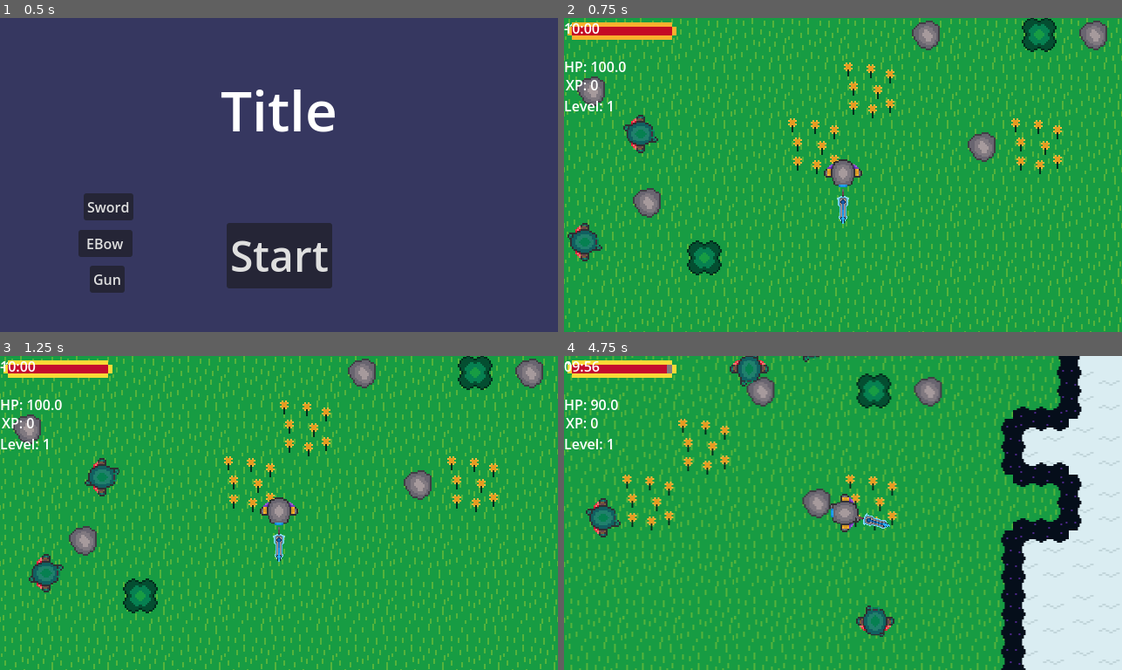
Above: before the commit, frames 1-4 (two rows, left to right).
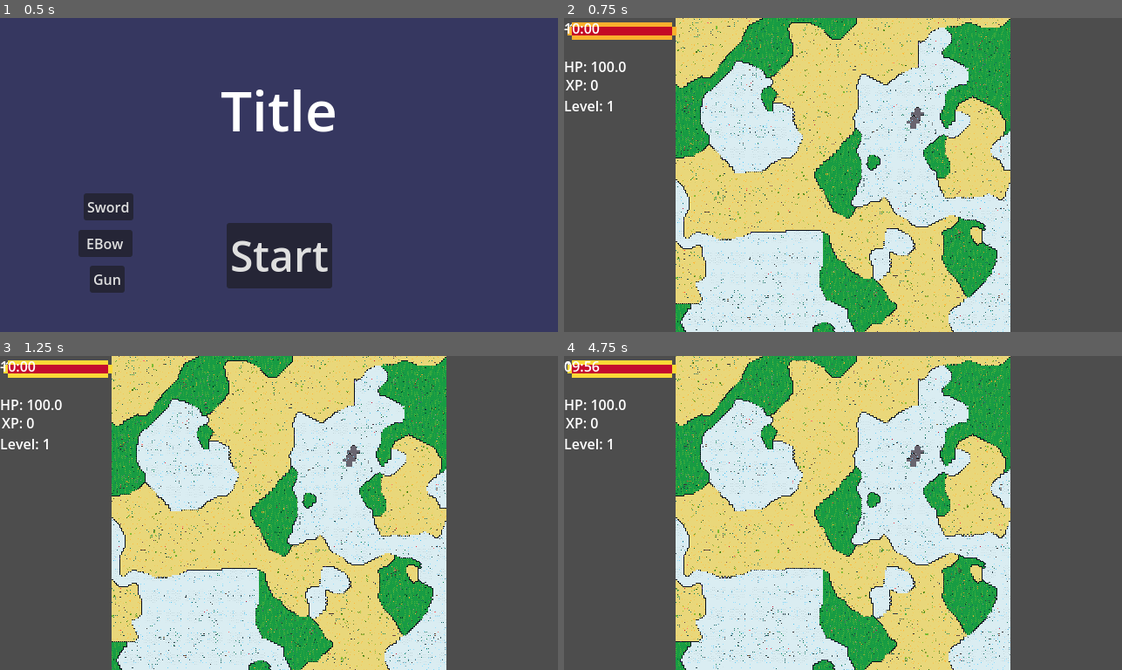
Above: after the commit, the same moments.

Repository: coder1015/real-roguelite
Game: Godot game, scene res://Scenes/main_menu.tscn
The game is run twice, just before and just after one commit, with the same random seed, the same clock (stepped at 60 frames per second) and the same inputs.
Inputs (mouse positions are in pixels of both pictures, inside the frame that each line leads up to):
- Up to frame 1 (0.5 s): no input
- Up to frame 2 (0.75 s): click "Start" at 0.5 s
- Up to frame 3 (1.25 s): no input
- Up to frame 4 (4.75 s): move the mouse to (965, 497) at 1.27 s; hold D (move_right) 1.28-2.03 s; tap 1 (ability_1) at 1.35, 4.35 s; click (965, 497) at 1.42 s; move the mouse to (731, 528) at 2.02 s; hold S (move_down) 2.03-2.78 s; tap 2 (ability_2) at 2.1 s; move the mouse to (898, 443) at 2.77 s; hold D (move_right) 2.78-3.53 s; tap 3 (ability_3) at 2.85 s; move the mouse to (815, 575) at 3.52 s; hold W (move_up) 3.53-4.28 s; click (815, 575) at 3.6 s; move the mouse to (1010, 560) at 4.27 s; hold A (move_left) from 4.28 s (still down)

Frame 1 is identical in both runs. In frame 2, 91% of the frame differs, in the area x 0-100%, y 0-100%; in frame 3, 91%; in frame 4, 92%.

Commit message:
ppoiuyhou9gp9u

Diff:
--- a/real-roguelike-godot-name/Scenes/player.tscn
+++ b/real-roguelike-godot-name/Scenes/player.tscn
@@ -92,6 +92,7 @@
 animation = &"walk"
 
 [node name="Camera2D" type="Camera2D" parent="." unique_id=1955031908]
+zoom = Vector2(0.03, 0.03)
 
 [node name="Hurtbox" type="Area2D" parent="." unique_id=1548996588]
 collision_layer = 2
--- a/real-roguelike-godot-name/Scenes/world.tscn
+++ b/real-roguelike-godot-name/Scenes/world.tscn
@@ -75,78 +75,222 @@
 [sub_resource type="TileSetAtlasSource" id="TileSetAtlasSource_5ukr8"]
 texture = ExtResource("2_5a7ea")
 texture_region_size = Vector2i(32, 32)
-2:0/0 = 0
-2:0/0/physics_layer_0/polygon_0/points = PackedVector2Array(-3.8683243, 16, 3.8683243, 16, 3.9256325, 7.879921, 7.937229, 7.937229, 7.9945374, 3.9256344, 16, 3.8683243, 16, -3.9256334, 8.109158, -3.9829416, 8.166466, 0.085962296, 4.0402527, -0.028654099, 4.097561, 4.040251, -0.028652191, 3.9829426, 0.0859642, 7.937229, -3.9829407, 7.937229)
-3:0/0 = 0
-3:0/0/physics_layer_0/polygon_0/points = PackedVector2Array(-16, -0.028654099, -8.051846, -0.085962296, -8.051846, -4.040251, 3.9829445, -4.040251, 3.9829445, -8.0518465, 16, -8.0518465, 16, -16, 4.0402527, -16, 4.097561, -12.006134, -7.937229, -11.948826, -7.9945374, -7.879921, -16, -8.051846)
-4:0/0 = 0
-4:0/0/physics_layer_0/polygon_0/points = PackedVector2Array(16, -0.028654099, 8.051846, -0.085962296, 8.051846, -4.040251, -3.9829445, -4.040251, -3.9829445, -8.0518465, -16, -8.0518465, -16, -16, -4.0402527, -16, -4.097561, -12.006134, 7.937229, -11.948826, 7.9945374, -7.879921, 16, -8.051846)
 5:0/0 = 0
-5:0/0/physics_layer_0/polygon_0/points = PackedVector2Array(3.8683243, 16, -3.8683243, 16, -3.9256325, 7.879921, -7.937229, 7.937229, -7.9945374, 3.9256344, -16, 3.8683243, -16, -3.9256334, -8.109158, -3.9829416, -8.166466, 0.085962296, -4.0402527, -0.028654099, -4.097561, 4.040251, 0.028652191, 3.9829426, -0.0859642, 7.937229, 3.9829407, 7.937229)
-2:1/0 = 0
-2:1/0/physics_layer_0/polygon_0/points = PackedVector2Array(-16, 16, -8.051846, 16, -7.9945374, 3.9829426, -4.040249, 3.9256344, -4.097557, -8.109156, -0.14326859, -8.0518465, -0.08596039, -16, -8.051846, -16, -7.937229, -7.9945383, -12.063442, -8.0518465, -11.948826, 3.9256344, -16, 3.8683243)
-3:1/0 = 0
+5:0/0/physics_layer_0/polygon_0/points = PackedVector2Array(-0.028652191, 16, 16, 16, 16, 8.080502, -0.028652191, 7.908577)
+6:0/0 = 0
+6:0/0/physics_layer_0/polygon_0/points = PackedVector2Array(-16, 16, 0.0859642, 16, -0.028652191, 8.023193, 16, 7.965885, 16, -8.0805, 0.028656006, -7.9658833, -0.028652191, 0, -16, 0.057310104)
+7:0/0 = 0
+7:0/0/physics_layer_0/polygon_0/points = PackedVector2Array(-16, 7.965885, -8.051846, 7.851267, -7.9945374, -0.17192459, 16, -0.057308197, 16, -16, -8.109154, -16, -7.937229, -8.0805, -16, -8.023191)
+8:0/0 = 0
+8:0/0/physics_layer_0/polygon_0/points = PackedVector2Array(16, 7.965885, 8.051846, 7.851267, 7.9945374, -0.17192459, -16, -0.057308197, -16, -16, 8.109154, -16, 7.937229, -8.0805, 16, -8.023191)
+9:0/0 = 0
+9:0/0/physics_layer_0/polygon_0/points = PackedVector2Array(16, 16, -0.0859642, 16, 0.028652191, 8.023193, -16, 7.965885, -16, -8.0805, -0.028656006, -7.9658833, 0.028652191, 0, 16, 0.057310104)
+10:0/0 = 0
+10:0/0/physics_layer_0/polygon_0/points = PackedVector2Array(0.028652191, 16, -16, 16, -16, 8.080502, 0.028652191, 7.908577)
 4:1/0 = 0
+4:1/0/physics_layer_0/polygon_0/points = PackedVector2Array(7.937229, 16, 16, 16, 16, -0.057308197, 7.9945374, -0.057308197)
 5:1/0 = 0
-5:1/0/physics_layer_0/polygon_0/points = PackedVector2Array(16, 16, 8.051846, 16, 7.9945374, 3.9829426, 4.040249, 3.9256344, 4.097557, -8.109156, 0.14326859, -8.0518465, 0.08596039, -16, 8.051846, -16, 7.937229, -7.9945383, 12.063442, -8.0518465, 11.948826, 3.9256344, 16, 3.8683243)
-2:2/0 = 0
-2:2/0/physics_layer_0/polygon_0/points = PackedVector2Array(-16, -16, -16, 16, -7.937229, 16, -7.937229, -16)
-3:2/0 = 0
+5:1/0/physics_layer_0/polygon_0/points = PackedVector2Array(-16, 16, -8.051846, 16, -8.166462, -0.057308197, -0.08596039, 0, -0.028652191, -8.0805, 16, -8.023191, 16, -16, -7.9945374, -16, -7.937229, -8.0805, -16, -8.023191)
+6:1/0 = 0
+7:1/0 = 0
+8:1/0 = 0
+9:1/0 = 0
+10:1/0 = 0
+10:1/0/physics_layer_0/polygon_0/points = PackedVector2Array(16, 16, 8.051846, 16, 8.166462, -0.057308197, 0.08596039, 0, 0.028652191, -8.0805, -16, -8.023191, -16, -16, 7.9945374, -16, 7.937229, -8.0805, 16, -8.023191)
+11:1/0 = 0
+11:1/0/physics_layer_0/polygon_0/points = PackedVector2Array(-7.937229, 16, -16, 16, -16, -0.057308197, -7.9945374, -0.057308197)
 4:2/0 = 0
+4:2/0/physics_layer_0/polygon_0/points = PackedVector2Array(-7.937229, 16, 7.937229, 16, 7.879921, 0, 16, -0.057308197, 16, -16, -0.028652191, -16, -0.028652191, -0.057308197, -8.051846, 0)
 5:2/0 = 0
-5:2/0/physics_layer_0/polygon_0/points = PackedVector2Array(16, 16, 16, -16, 7.937229, -16, 7.937229, 16)
-0:3/0 = 0
-0:3/0/physics_layer_0/polygon_0/points = PackedVector2Array(16, -16, -16, -16, -16, -7.937229, 16, -7.937229)
-1:3/0 = 0
-1:3/0/physics_layer_0/polygon_0/points = PackedVector2Array(16, -16, -16, -16, -16, -7.937229, 16, -7.937229)
-2:3/0 = 0
-2:3/0/physics_layer_0/polygon_0/points = PackedVector2Array(-8.051847, -16, -8.038767, -7.9740677, -16, -7.9740677, -16, -16)
-3:3/0 = 0
+6:2/0 = 0
+7:2/0 = 0
+8:2/0 = 0
+9:2/0 = 0
+10:2/0 = 0
+11:2/0 = 0
+11:2/0/physics_layer_0/polygon_0/points = PackedVector2Array(7.937229, 16, -7.937229, 16, -7.879921, 0, -16, -0.057308197, -16, -16, 0.028652191, -16, 0.028652191, -0.057308197, 8.051846, 0)
 4:3/0 = 0
+4:3/0/physics_layer_0/polygon_0/points = PackedVector2Array(-16, 16, 0.0859642, 16, -0.028652191, -8.137809, 7.937229, -8.0805, 7.9945374, -16, -8.051846, -16, -7.9945374, -8.023191, -16, -8.0805)
 5:3/0 = 0
-5:3/0/physics_layer_0/polygon_0/points = PackedVector2Array(16, -8.051847, 7.9740677, -8.038767, 7.9740677, -16, 16, -16)
 6:3/0 = 0
-6:3/0/physics_layer_0/polygon_0/points = PackedVector2Array(16, -16, -16, -16, -16, -7.937229, 16, -7.937229)
 7:3/0 = 0
-7:3/0/physics_layer_0/polygon_0/points = PackedVector2Array(16, -16, -16, -16, -16, -7.937229, 16, -7.937229)
-0:4/0 = 0
-0:4/0/physics_layer_0/polygon_0/points = PackedVector2Array(-16, 16, 16, 16, 16, 7.937229, -16, 7.937229)
-1:4/0 = 0
-1:4/0/physics_layer_0/polygon_0/points = PackedVector2Array(-16, 16, 16, 16, 16, 7.937229, -16, 7.937229)
-2:4/0 = 0
-2:4/0/physics_layer_0/polygon_0/points = PackedVector2Array(-16, 8.051847, -7.9740677, 8.038767, -7.9740677, 16, -16, 16)
-3:4/0 = 0
+8:3/0 = 0
+9:3/0 = 0
+10:3/0 = 0
+11:3/0 = 0
+11:3/0/physics_layer_0/polygon_0/points = PackedVector2Array(16, 16, -0.0859642, 16, 0.028652191, -8.137809, -7.937229, -8.0805, -7.9945374, -16, 8.051846, -16, 7.9945374, -8.023191, 16, -8.0805)
 4:4/0 = 0
+4:4/0/physics_layer_0/polygon_0/points = PackedVector2Array(-16, -16, -16, 16, 0.057310104, 16, 0.057310104, -16)
 5:4/0 = 0
-5:4/0/physics_layer_0/polygon_0/points = PackedVector2Array(8.051847, 16, 8.038767, 7.9740677, 16, 7.9740677, 16, 16)
 6:4/0 = 0
-6:4/0/physics_layer_0/polygon_0/points = PackedVector2Array(-16, 16, 16, 16, 16, 7.937229, -16, 7.937229)
 7:4/0 = 0
-7:4/0/physics_layer_0/polygon_0/points = PackedVector2Array(-16, 16, 16, 16, 16, 7.937229, -16, 7.937229)
-2:5/0 = 0
-2:5/0/physics_layer_0/polygon_0/points = PackedVector2Array(-16, -16, -16, 16, -7.937229, 16, -7.937229, -16)
-3:5/0 = 0
+8:4/0 = 0
+9:4/0 = 0
+10:4/0 = 0
+11:4/0 = 0
+11:4/0/physics_layer_0/polygon_0/points = PackedVector2Array(16, 16, 16, -16, -0.057310104, -16, -0.057310104, 16)
 4:5/0 = 0
+4:5/0/physics_layer_0/polygon_0/points = PackedVector2Array(-16, -16, -16, 16, 0.057310104, 16, 0.057310104, -16)
 5:5/0 = 0
-5:5/0/physics_layer_0/polygon_0/points = PackedVector2Array(16, 16, 16, -16, 7.937229, -16, 7.937229, 16)
+6:5/0 = 0
+7:5/0 = 0
+8:5/0 = 0
+9:5/0 = 0
+10:5/0 = 0
+11:5/0 = 0
+11:5/0/physics_layer_0/polygon_0/points = PackedVector2Array(16, 16, 16, -16, -0.057310104, -16, -0.057310104, 16)
+0:6/0 = 0
+0:6/0/physics_layer_0/polygon_0/points = PackedVector2Array(16, -16, -16, -16, -16, 0.057310104, 16, 0.057310104)
+1:6/0 = 0
+1:6/0/physics_layer_0/polygon_0/points = PackedVector2Array(16, -16, -16, -16, -16, 0.057310104, 16, 0.057310104)
 2:6/0 = 0
-2:6/0/physics_layer_0/polygon_0/points = PackedVector2Array(-16, -16, -16, 16, -7.937229, 16, -7.937229, -16)
+2:6/0/physics_layer_0/polygon_0/points = PackedVector2Array(16, -16, -16, -16, -16, 0.057310104, 16, 0.057310104)
 3:6/0 = 0
+3:6/0/physics_layer_0/polygon_0/points = PackedVector2Array(16, -16, -16, -16, -16, 0.057310104, 16, 0.057310104)
 4:6/0 = 0
+4:6/0/physics_layer_0/polygon_0/points = PackedVector2Array(-16, -16, -16, 0.028656006, 0, -0.028652191, 0.057308197, -16)
 5:6/0 = 0
-5:6/0/physics_layer_0/polygon_0/points = PackedVector2Array(16, 16, 16, -16, 7.937229, -16, 7.937229, 16)
+6:6/0 = 0
+7:6/0 = 0
+8:6/0 = 0
+9:6/0 = 0
+10:6/0 = 0
+11:6/0 = 0
+11:6/0/physics_layer_0/polygon_0/points = PackedVector2Array(16, -16, -0.028656006, -16, 0.028652191, 0, 16, 0.057308197)
+12:6/0 = 0
+12:6/0/physics_layer_0/polygon_0/points = PackedVector2Array(16, -16, -16, -16, -16, 0.057310104, 16, 0.057310104)
+13:6/0 = 0
+13:6/0/physics_layer_0/polygon_0/points = PackedVector2Array(16, -16, -16, -16, -16, 0.057310104, 16, 0.057310104)
+14:6/0 = 0
+14:6/0/physics_layer_0/polygon_0/points = PackedVector2Array(16, -16, -16, -16, -16, 0.057310104, 16, 0.057310104)
+15:6/0 = 0
+15:6/0/physics_layer_0/polygon_0/points = PackedVector2Array(16, -16, -16, -16, -16, 0.057310104, 16, 0.057310104)
+0:7/0 = 0
+1:7/0 = 0
 2:7/0 = 0
-2:7/0/physics_layer_0/polygon_0/points = PackedVector2Array(-16, -16, -7.9945374, -16, -7.9945374, 9.026091, 16, 9.026091, 16, 16, -16, 16)
 3:7/0 = 0
 4:7/0 = 0
 5:7/0 = 0
-5:7/0/physics_layer_0/polygon_0/points = PackedVector2Array(-16, 16, -16, 7.9945374, 8.273502, 8.093643, 8.273502, -16, 16, -16, 16, 16)
+6:7/0 = 0
+7:7/0 = 0
+8:7/0 = 0
+9:7/0 = 0
+10:7/0 = 0
+11:7/0 = 0
+12:7/0 = 0
+13:7/0 = 0
+14:7/0 = 0
+15:7/0 = 0
+0:8/0 = 0
+1:8/0 = 0
+2:8/0 = 0
+3:8/0 = 0
+4:8/0 = 0
+5:8/0 = 0
+6:8/0 = 0
+7:8/0 = 0
+8:8/0 = 0
+9:8/0 = 0
+10:8/0 = 0
+11:8/0 = 0
+12:8/0 = 0
+13:8/0 = 0
+14:8/0 = 0
+15:8/0 = 0
+0:9/0 = 0
+0:9/0/physics_layer_0/polygon_0/points = PackedVector2Array(-16, 16, 16, 16, 16, -0.057310104, -16, -0.057310104)
+1:9/0 = 0
+1:9/0/physics_layer_0/polygon_0/points = PackedVector2Array(-16, 16, 16, 16, 16, -0.057310104, -16, -0.057310104)
+2:9/0 = 0
+2:9/0/physics_layer_0/polygon_0/points = PackedVector2Array(-16, 16, 16, 16, 16, -0.057310104, -16, -0.057310104)
+3:9/0 = 0
+3:9/0/physics_layer_0/polygon_0/points = PackedVector2Array(-16, 16, 16, 16, 16, -0.057310104, -16, -0.057310104)
+4:9/0 = 0
+4:9/0/physics_layer_0/polygon_0/points = PackedVector2Array(-16, 16, 0.028656006, 16, -0.028652191, 0, -16, -0.057308197)
+5:9/0 = 0
+6:9/0 = 0
+7:9/0 = 0
+8:9/0 = 0
+9:9/0 = 0
+10:9/0 = 0
+11:9/0 = 0
+11:9/0/physics_layer_0/polygon_0/points = PackedVector2Array(16, 16, 16, -0.028656006, 0, 0.028652191, -0.057308197, 16)
+12:9/0 = 0
+12:9/0/physics_layer_0/polygon_0/points = PackedVector2Array(-16, 16, 16, 16, 16, -0.057310104, -16, -0.057310104)
+13:9/0 = 0
+13:9/0/physics_layer_0/polygon_0/points = PackedVector2Array(-16, 16, 16, 16, 16, -0.057310104, -16, -0.057310104)
+14:9/0 = 0
+14:9/0/physics_layer_0/polygon_0/points = PackedVector2Array(-16, 16, 16, 16, 16, -0.057310104, -16, -0.057310104)
+15:9/0 = 0
+15:9/0/physics_layer_0/polygon_0/points = PackedVector2Array(-16, 16, 16, 16, 16, -0.057310104, -16, -0.057310104)
+4:10/0 = 0
+4:10/0/physics_layer_0/polygon_0/points = PackedVector2Array(-16, -16, -16, 16, 0.057310104, 16, 0.057310104, -16)
+5:10/0 = 0
+6:10/0 = 0
+7:10/0 = 0
+8:10/0 = 0
+9:10/0 = 0
+10:10/0 = 0
+11:10/0 = 0
+11:10/0/physics_layer_0/polygon_0/points = PackedVector2Array(16, 16, 16, -16, -0.057310104, -16, -0.057310104, 16)
+4:11/0 = 0
+4:11/0/physics_layer_0/polygon_0/points = PackedVector2Array(-16, -16, -16, 16, 0.057310104, 16, 0.057310104, -16)
+5:11/0 = 0
+6:11/0 = 0
+7:11/0 = 0
+8:11/0 = 0
+9:11/0 = 0
+10:11/0 = 0
+11:11/0 = 0
+11:11/0/physics_layer_0/polygon_0/points = PackedVector2Array(16, 16, 16, -16, -0.057310104, -16, -0.057310104, 16)
+4:12/0 = 0
+4:12/0/physics_layer_0/polygon_0/points = PackedVector2Array(-16, -16, -16, 16, 0.057310104, 16, 0.057310104, -16)
+5:12/0 = 0
+6:12/0 = 0
+7:12/0 = 0
+8:12/0 = 0
+9:12/0 = 0
+10:12/0 = 0
+11:12/0 = 0
+11:12/0/physics_layer_0/polygon_0/points = PackedVector2Array(16, 16, 16, -16, -0.057310104, -16, -0.057310104, 16)
+4:13/0 = 0
+4:13/0/physics_layer_0/polygon_0/points = PackedVector2Array(-16, -16, -16, 16, 0.057310104, 16, 0.057310104, -16)
+5:13/0 = 0
+6:13/0 = 0
+7:13/0 = 0
+8:13/0 = 0
+9:13/0 = 0
+10:13/0 = 0
+11:13/0 = 0
+11:13/0/physics_layer_0/polygon_0/points = PackedVector2Array(16, 16, 16, -16, -0.057310104, -16, -0.057310104, 16)
+4:14/0 = 0
+4:14/0/physics_layer_0/polygon_0/points = PackedVector2Array(-16, -16, -16, 16, 0.057310104, 16, 0.057310104, -16)
+5:14/0 = 0
+6:14/0 = 0
+7:14/0 = 0
+8:14/0 = 0
+9:14/0 = 0
+10:14/0 = 0
+11:14/0 = 0
+11:14/0/physics_layer_0/polygon_0/points = PackedVector2Array(16, 16, 16, -16, -0.057310104, -16, -0.057310104, 16)
+4:15/0 = 0
+4:15/0/physics_layer_0/polygon_0/points = PackedVector2Array(-16, -16, -16, 16, 16, 16, 16, 1.9484901, 0.0859642, 2.0057983, 0.028656006, -16)
+5:15/0 = 0
+5:15/0/physics_layer_0/polygon_0/points = PackedVector2Array(-16, 16, 16, 16, 16, -0.057310104, -16, -0.057310104)
+6:15/0 = 0
+7:15/0 = 0
+8:15/0 = 0
+9:15/0 = 0
+10:15/0 = 0
+10:15/0/physics_layer_0/polygon_0/points = PackedVector2Array(-16, 16, 16, 16, 16, -0.057310104, -16, -0.057310104)
+11:15/0 = 0
+11:15/0/physics_layer_0/polygon_0/points = PackedVector2Array(16, -16, 16, 16, -16, 16, -16, 0.1146183, 0.1432724, 0.057310104, -0.028656006, -16)
 
 [sub_resource type="TileSet" id="TileSet_o06y3"]
 tile_size = Vector2i(32, 32)
 physics_layer_0/collision_layer = 1
 physics_layer_0/collision_mask = 0
-sources/2 = SubResource("TileSetAtlasSource_5ukr8")
+sources/1 = SubResource("TileSetAtlasSource_5ukr8")
 
 [sub_resource type="TileSetAtlasSource" id="TileSetAtlasSource_fo5ed"]
 texture = ExtResource("1_go701")
--- a/real-roguelike-godot-name/Scripts/globals.gd
+++ b/real-roguelike-godot-name/Scripts/globals.gd
@@ -1,7 +1,7 @@
 extends Node
 
-const WORLD_WIDTH = 100
-const WORLD_HEIGHT = 100
+const WORLD_WIDTH = 200
+const WORLD_HEIGHT = 200
 const TILE_SIZE = 32
 
 var armor_menu_open = false
--- a/real-roguelike-godot-name/Scripts/world_generator.gd
+++ b/real-roguelike-godot-name/Scripts/world_generator.gd
@@ -13,7 +13,7 @@
 var moisture_noise = FastNoiseLite.new()
 
 # Mob Spwaning
-const CLUSTER_COUNT = 160       # how many clusters across the whole map
+const CLUSTER_COUNT = 400       # how many clusters across the whole map
 const CLUSTER_RADIUS = 3       # how many tiles wide each cluster is
 const MIN_SPAWN_DIST = 5      # minimum tiles away from world center (0,0) to spawn
 
@@ -56,20 +56,29 @@
 const OBST_ICE  = Vector2i(0, 5)
 
 # Structures
-const STRUCTURE_COUNT = 3
+const STRUCTURE_COUNT = 8
+const MIN_STRUCTURE_DIST = 100
 
 const STRUCTURE_CHURCH = {
-	"source_id": 2,
-	"size": Vector2i(8, 8),
-	"tiles":[
-		[null         , null         , Vector2i(2,0), Vector2i(3,0), Vector2i(4,0), Vector2i(5,0), null         , null         ],
-		[null         , null         , Vector2i(2,1), Vector2i(3,1), Vector2i(4,1), Vector2i(5,1), null         , null         ],
-		[null         , null         , Vector2i(2,2), Vector2i(3,2), Vector2i(4,2), Vector2i(5,2), null         , null         ],
-		[Vector2i(0,3), Vector2i(1,3), Vector2i(2,3), Vector2i(3,3), Vector2i(4,3), Vector2i(5,3), Vector2i(6,3), Vector2i(7,3)],
-		[Vector2i(0,4), Vector2i(1,4), Vector2i(2,4), Vector2i(3,4), Vector2i(4,4), Vector2i(5,4), Vector2i(6,4), Vector2i(7,4)],
-		[null         , null         , Vector2i(2,5), Vector2i(3,5), Vector2i(4,5), Vector2i(5,5), null         , null         ],
-		[null         , null         , Vector2i(2,6), Vector2i(3,6), Vector2i(4,6), Vector2i(5,6), null         , null         ],
-		[null         , null         , Vector2i(2,7), Vector2i(3,7), Vector2i(4,7), Vector2i(5,7), null         , null         ],
+	"source_id": 1,
+	"size": Vector2i(16, 16),
+	"tiles": [
+		[null         ,  null         ,  null         ,  null         ,  null         ,  Vector2i(5,0),  Vector2i(6,0),  Vector2i(7,0),  Vector2i(8,0),  Vector2i(9,0),  Vector2i(10,0), null          , null          , null          , null          , null          ],
+		[null         ,  null         ,  null         ,  null         ,  Vector2i(4,1),  Vector2i(5,1),  Vector2i(6,1),  Vector2i(7,1),  Vector2i(8,1),  Vector2i(9,1),  Vector2i(10,1), Vector2i(11,1), null          , null          , null          , null          ],
+		[null         ,  null         ,  null         ,  null         ,  Vector2i(4,2),  Vector2i(5,2),  Vector2i(6,2),  Vector2i(7,2),  Vector2i(8,2),  Vector2i(9,2),  Vector2i(10,2), Vector2i(11,2), null          , null          , null          , null          ],
+		[null         ,  null         ,  null         ,  null         ,  Vector2i(4,3),  Vector2i(5,3),  Vector2i(6,3),  Vector2i(7,3),  Vector2i(8,3),  Vector2i(9,3),  Vector2i(10,3), Vector2i(11,3), null          , null          , null          , null          ],
+		[null         ,  null         ,  null         ,  null         ,  Vector2i(4,4),  Vector2i(5,4),  Vector2i(6,4),  Vector2i(7,4),  Vector2i(8,4),  Vector2i(9,4),  Vector2i(10,4), Vector2i(11,4), null          , null          , null          , null          ],
+		[null         ,  null         ,  null         ,  null         ,  Vector2i(4,5),  Vector2i(5,5),  Vector2i(6,5),  Vector2i(7,5),  Vector2i(8,5),  Vector2i(9,5),  Vector2i(10,5), Vector2i(11,5), null          , null          , null          , null          ],
+		[Vector2i(0,6),  Vector2i(1,6),  Vector2i(2,6),  Vector2i(3,6),  Vector2i(4,6),  Vector2i(5,6),  Vector2i(6,6),  Vector2i(7,6),  Vector2i(8,6),  Vector2i(9,6),  Vector2i(10,6), Vector2i(11,6), Vector2i(12,6), Vector2i(13,6), Vector2i(14,6), Vector2i(15,6)],
+		[Vector2i(0,7),  Vector2i(1,7),  Vector2i(2,7),  Vector2i(3,7),  Vector2i(4,7),  Vector2i(5,7),  Vector2i(6,7),  Vector2i(7,7),  Vector2i(8,7),  Vector2i(9,7),  Vector2i(10,7), Vector2i(11,7), Vector2i(12,7), Vector2i(13,7), Vector2i(14,7), Vector2i(15,7)],
+		[Vector2i(0,8),  Vector2i(1,8),  Vector2i(2,8),  Vector2i(3,8),  Vector2i(4,8),  Vector2i(5,8),  Vector2i(6,8),  Vector2i(7,8),  Vector2i(8,8),  Vector2i(9,8),  Vector2i(10,8), Vector2i(11,8), Vector2i(12,8), Vector2i(13,8), Vector2i(14,8), Vector2i(15,8)],
+		[Vector2i(0,9),  Vector2i(1,9),  Vector2i(2,9),  Vector2i(3,9),  Vector2i(4,9),  Vector2i(5,9),  Vector2i(6,9),  Vector2i(7,9),  Vector2i(8,9),  Vector2i(9,9),  Vector2i(10,9), Vector2i(11,9), Vector2i(12,9), Vector2i(13,9), Vector2i(14,9), Vector2i(15,9)],
+		[null          , null          , null          , null          , Vector2i(4,10), Vector2i(5,10), Vector2i(6,10), Vector2i(7,10), Vector2i(8,10), Vector2i(9,10), Vector2i(10,10),Vector2i(11,10), null          , null          , null          , null          ],
+		[null          , null          , null          , null          , Vector2i(4,11), Vector2i(5,11), Vector2i(6,11), Vector2i(7,11), Vector2i(8,11), Vector2i(9,11), Vector2i(10,11),Vector2i(11,11), null          , null          , null          , null          ],
+		[null          , null          , null          , null          , Vector2i(4,12), Vector2i(5,12), Vector2i(6,12), Vector2i(7,12), Vector2i(8,12), Vector2i(9,12), Vector2i(10,12),Vector2i(11,12), null          , null          , null          , null          ],
+		[null          , null          , null          , null          , Vector2i(4,13), Vector2i(5,13), Vector2i(6,13), Vector2i(7,13), Vector2i(8,13), Vector2i(9,13), Vector2i(10,13),Vector2i(11,13), null          , null          , null          , null          ],
+		[null          , null          , null          , null          , Vector2i(4,14), Vector2i(5,14), Vector2i(6,14), Vector2i(7,14), Vector2i(8,14), Vector2i(9,14), Vector2i(10,14),Vector2i(11,14), null          , null          , null          , null          ],
+		[null          , null          , null          , null          , Vector2i(4,15), Vector2i(5,15), Vector2i(6,15), Vector2i(7,15), Vector2i(8,15), Vector2i(9,15), Vector2i(10,15),Vector2i(11,15), null          , null          , null          , null          ],
 	]
 }
 
@@ -96,11 +105,11 @@
 func setup_noise():
 	temp_noise.seed = randi()
 	temp_noise.noise_type = FastNoiseLite.TYPE_SIMPLEX_SMOOTH
-	temp_noise.frequency = 0.02
+	temp_noise.frequency = 0.01
 
 	moisture_noise.seed = temp_noise.seed + 9999
 	moisture_noise.noise_type = FastNoiseLite.TYPE_SIMPLEX_SMOOTH
-	moisture_noise.frequency = 0.02
+	moisture_noise.frequency = 0.01
 
 
 func get_ground_tile(t: float, m: float) -> Vector2i:
@@ -147,6 +156,8 @@
 
 
 func place_structures():
+	var placed_positions = []
+
 	for biome in BIOME_STRUCTURES:
 		var structure = BIOME_STRUCTURES[biome]
 		var placed = 0
@@ -164,8 +175,18 @@
 			if not can_place_structure(cx, cy, biome, structure):
 				continue
 
+			# Check distance from all previously placed structures
+			var too_close = false
+			for pos in placed_positions:
+				if Vector2(cx, cy).distance_to(Vector2(pos.x, pos.y)) < MIN_STRUCTURE_DIST:
+					too_close = true
+					break
+				if too_close:
+					continue
+
 			create_structure(cx, cy, structure)
 			place_structure_enemies(cx, cy, structure)
+			placed_positions.append(Vector2i(cx, cy))
 			placed += 1
 
 
Binary file changed: real-roguelike-godot-name/Assets/art/Structures/Church.png
Not shown, changed: real-roguelike-godot-name/Assets/art/Structures/Church.png.import
Not shown: 1 places in real-roguelike-godot-name/Scenes/world.tscn that only renumber resources
